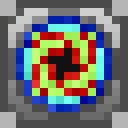
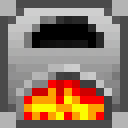
Layered file, before and after one edit (128 × 128). Changes by layer:
added layer "furnace_front_on" above "stupid_core" over 8, 16, 120, 120
hid "stupid_core" over 8, 8, 120, 120
